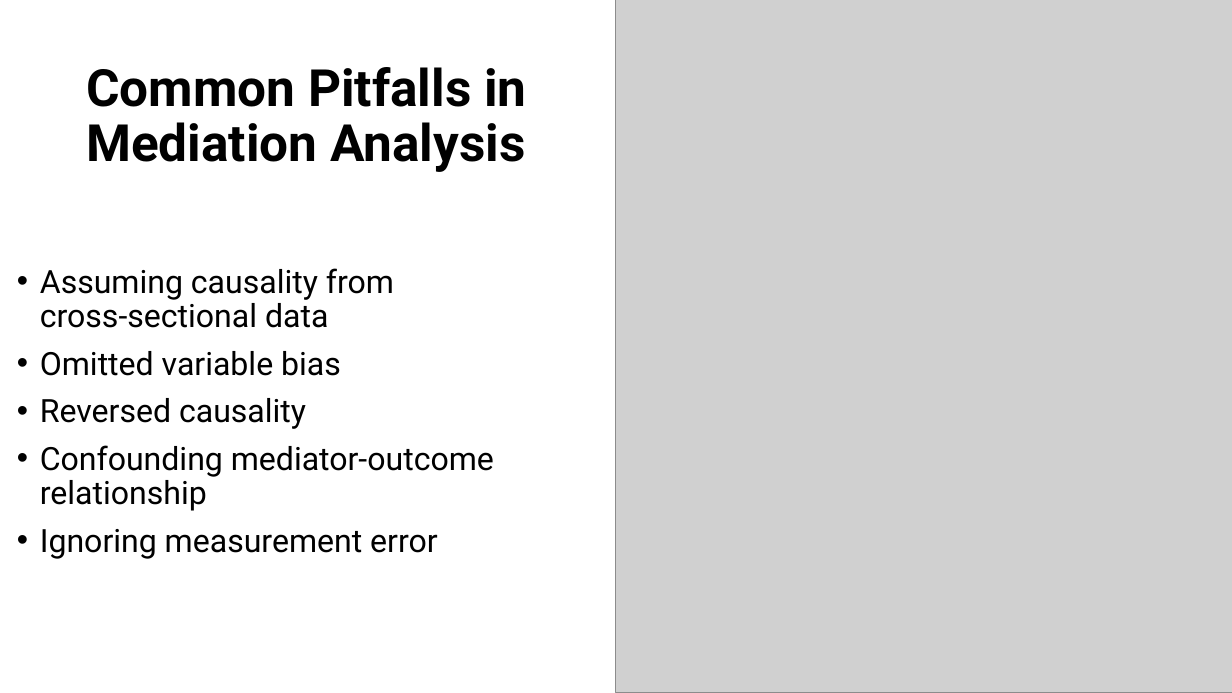
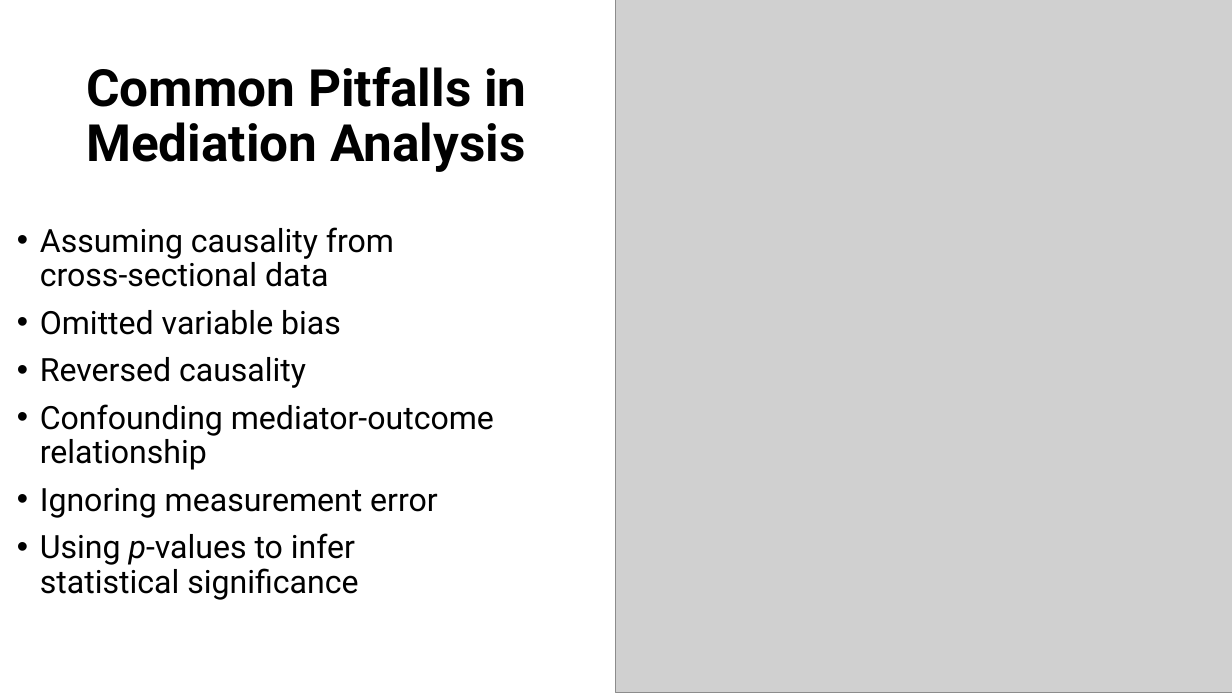
Before and after one commit to EwokOzwok/Data-Analysis-II---CBHPAR-Seminar, a slide deck: slide 16 of Data Analysis II - Mediation and Moderation.pptx. Drawn at 1232x693 pixels with LibreOffice and Linux fonts; fonts in the diff are those of the drawing; grey boxes stand for pictures. Boxes give left, top, right and bottom in pixels: in the first picture for what was removed or moved away, otherwise in the second. Text is boxed around its words. In the diff, an @@ line names an element or a change of style, - is before the commit and + after.

```diff
--- a/Data Analysis II - Mediation and Moderation.pptx
+++ b/Data Analysis II - Mediation and Moderation.pptx
@@ text at [40, 533, 358, 600]: paragraph added @@
+• Using p-values to infer
+  statistical significance
```
Also in this commit, not shown: 4 other slides changed, 1 slide added, 1 slide removed, 1 other file.
